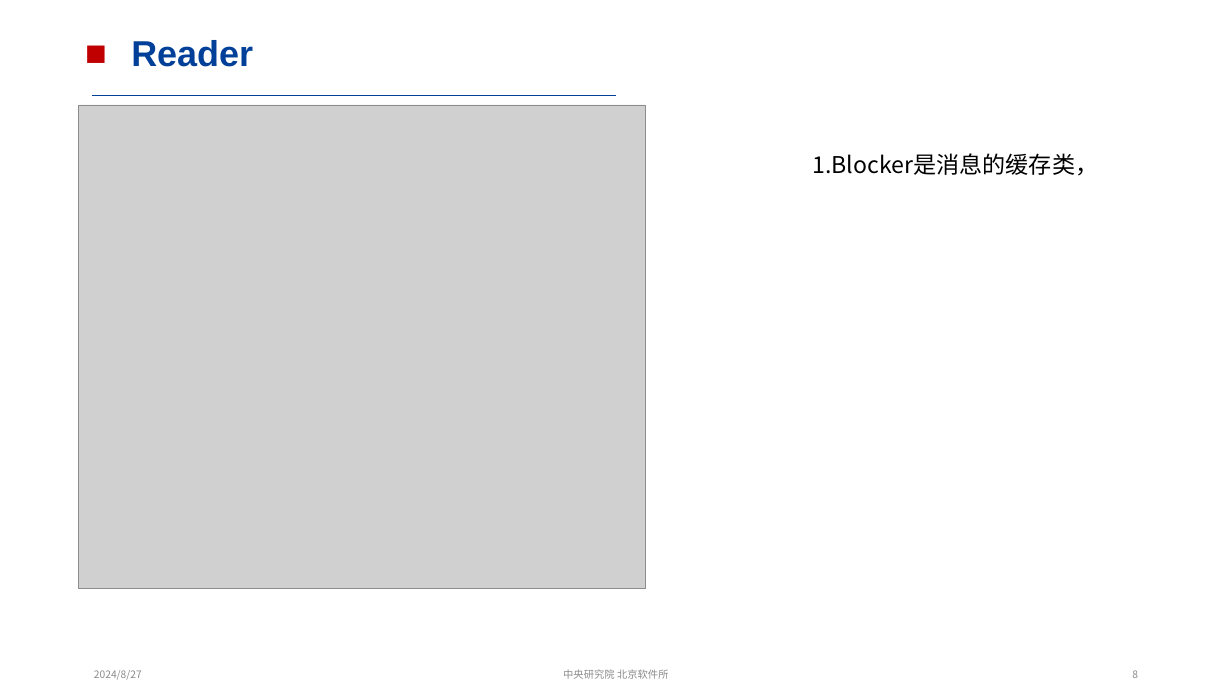
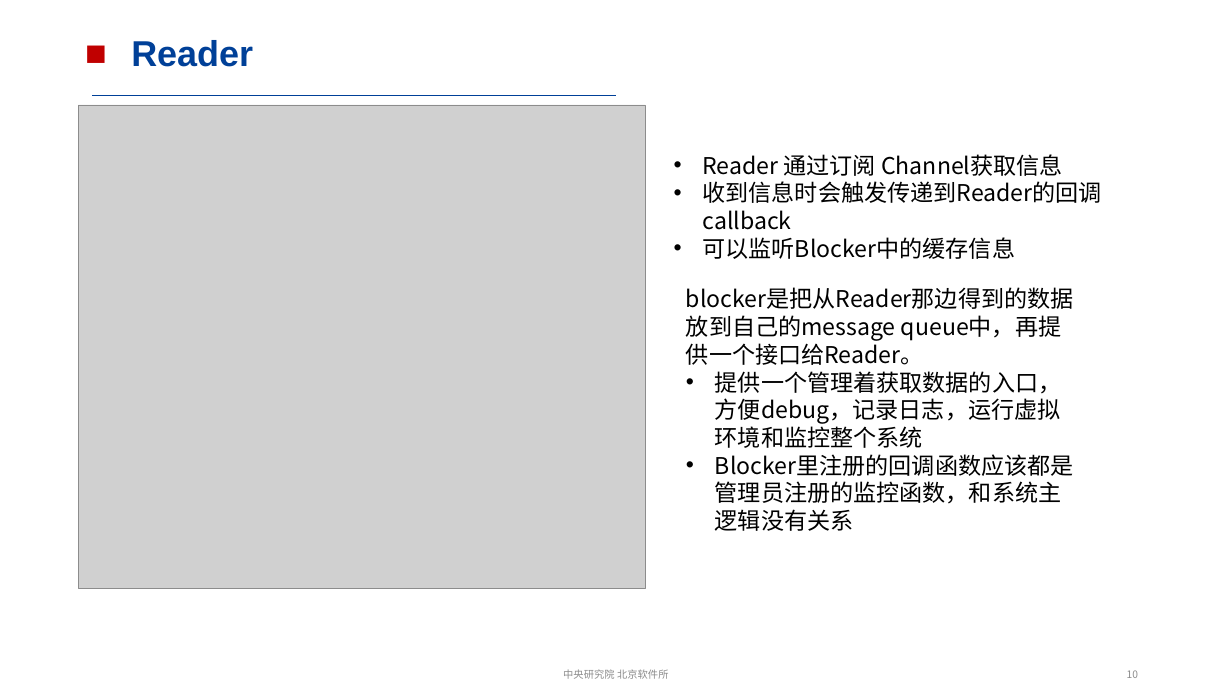
Before and after one commit to CXJ123-ai/-, a slide deck: slide 10 of CyberRT与cyclonedds通信.pptx (slide 8 before the commit). Drawn at 1232x693 pixels with LibreOffice and Linux fonts; fonts in the diff are those of the drawing; grey boxes stand for pictures. Boxes give left, top, right and bottom in pixels: in the first picture for what was removed or moved away, otherwise in the second. Text is boxed around its words. In the diff, an @@ line names an element or a change of style, - is before the commit and + after.

```diff
--- a/CyberRT与cyclonedds通信.pptx
+++ b/CyberRT与cyclonedds通信.pptx
@@ text at (703, 154, 1102, 259): text changed @@
-1.Blocker是消息的缓存类，
+• Reader 通过订阅 Channel获取信息
+• 收到信息时会触发传递到Reader的回调callback
+• 可以监听Blocker中的缓存信息
@@ text added at (686, 315, 1061, 531), 18 pt, text #000000 @@
+blocker是把从Reader那边得到的数据放到自己的message queue中，再提供一个接口给Reader。
+• 提供一个管理着获取数据的入口，方便debug，记录日志，运行虚拟环境和监控整个系统
+• Blocker里注册的回调函数应该都是管理员注册的监控函数，和系统主逻辑没有关系
@@ text removed at (94, 670, 142, 680) @@
-2024/8/27
@@ page number at (1127, 670, 1138, 678): text changed @@
-8
+10
```
Also in this commit, not shown: 15 other slides changed, 9 slides added, 1 slide removed.
